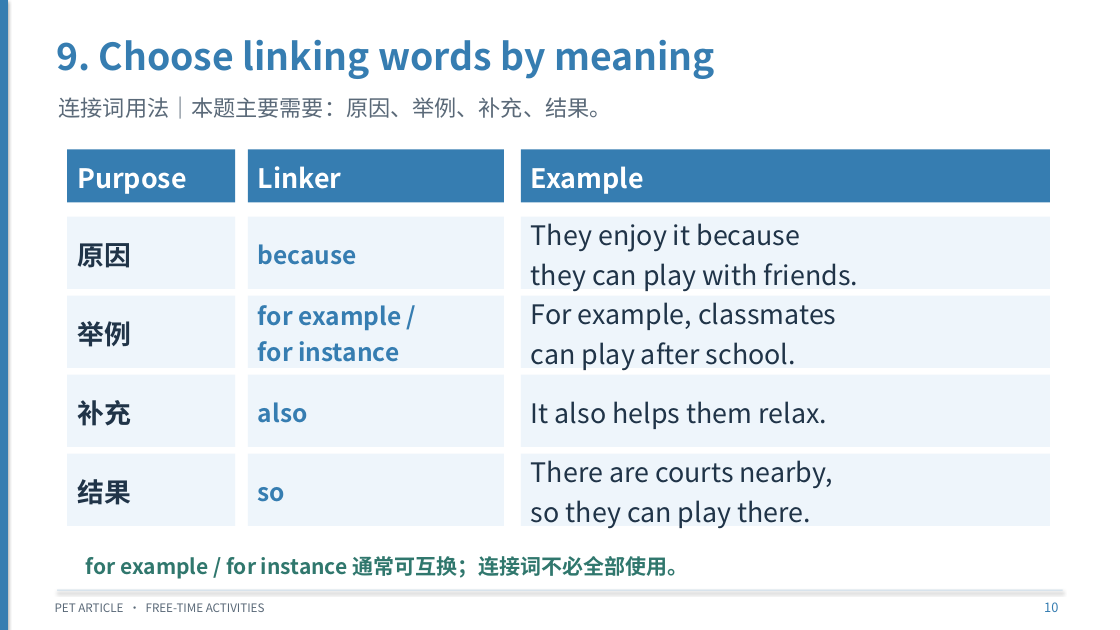
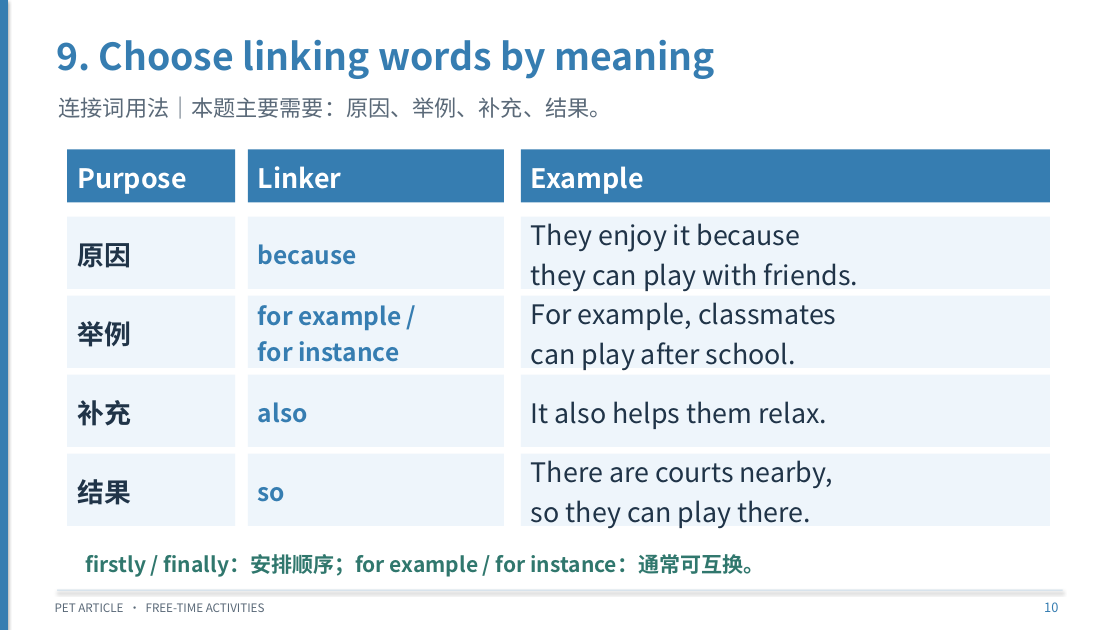
Before and after one commit to chenlaoshiyingyu-dotcom/English-game, a slide deck: slide 10 of deliverables/PET_Free_Time_Activities.pptx. Drawn at 1120x630 pixels with LibreOffice and Linux fonts; fonts in the diff are those of the drawing. Boxes give left, top, right and bottom in pixels: in the first picture for what was removed or moved away, otherwise in the second. Text is boxed around its words. In the diff, an @@ line names an element or a change of style, - is before the commit and + after.

```diff
--- a/deliverables/PET_Free_Time_Activities.pptx
+++ b/deliverables/PET_Free_Time_Activities.pptx
@@ text at (x1=86, y1=554, x2=764, y2=577): text changed @@
-for example / for instance 通常可互换；连接词不必全部使用。
+firstly / finally：安排顺序；for example / for instance：通常可互换。
```
Also in this commit, not shown: 1 other slide changed, 2 other files.
